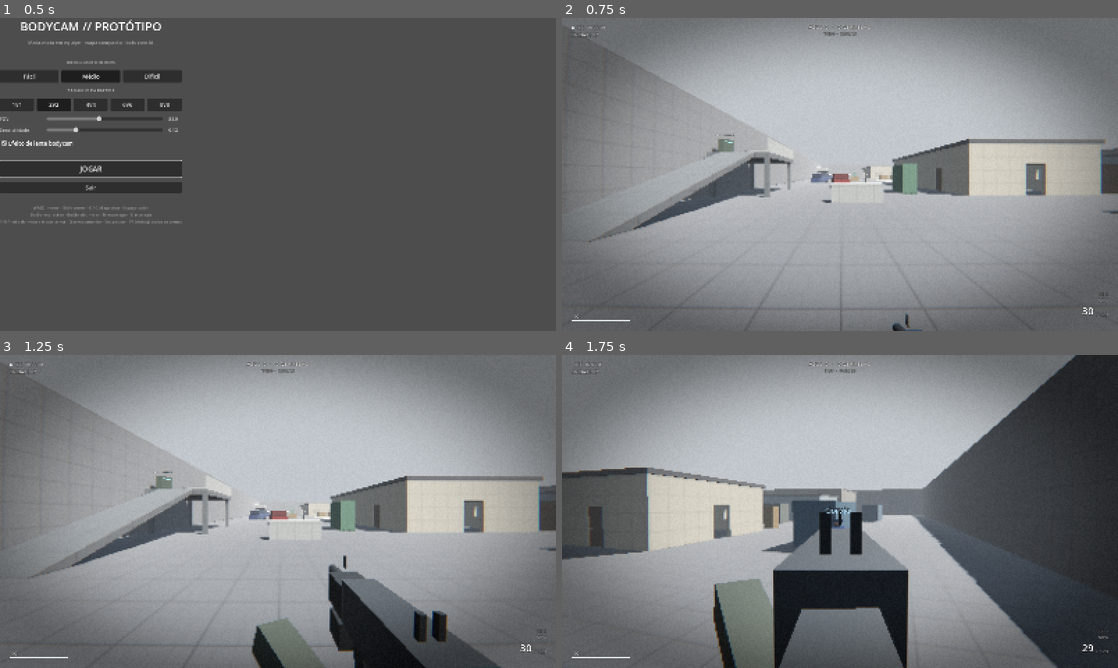
Above: before the commit, frames 1-4 (two rows, left to right).
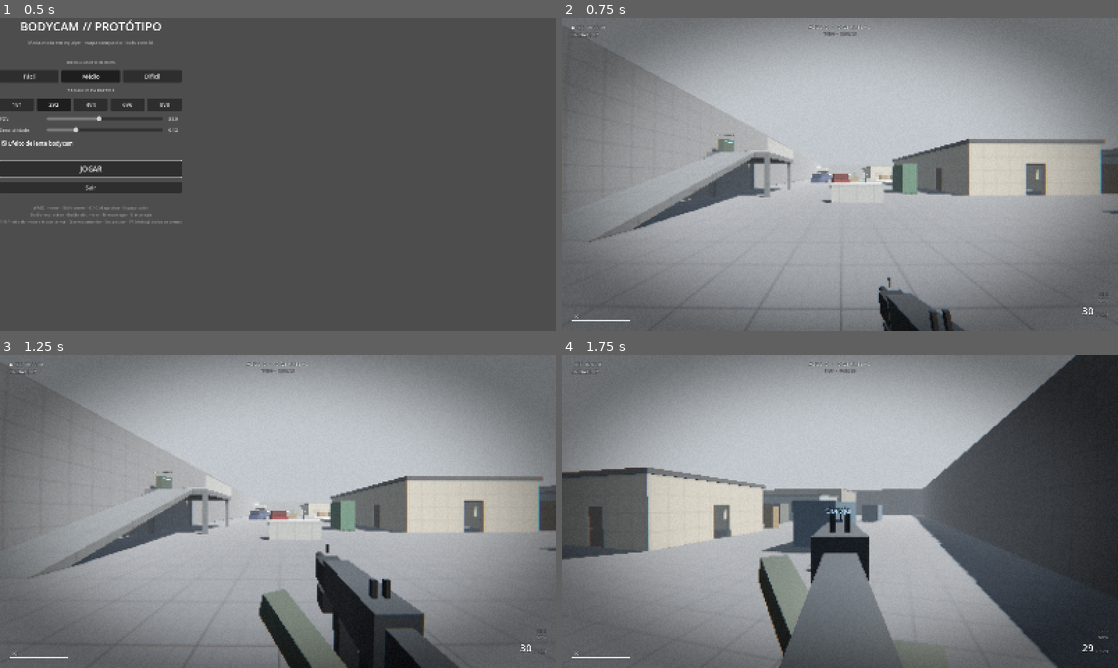
Above: after the commit, the same moments.

Repository: tsenkang/bodycam
Game: Godot game, scene res://scenes/main.tscn
Same seed, same stepped clock (60 frames per second), same inputs: the game is played once before the commit and once after it.
Inputs (mouse positions are in pixels of both pictures, inside the frame that each line leads up to):
- Up to frame 1 (0.5 s): no input
- Up to frame 2 (0.75 s): click "JOGAR" at 0.5 s
- Up to frame 3 (1.25 s): no input
- Up to frame 4 (1.75 s): move the mouse to (867, 511) at 1.27 s; hold W (move_forward) from 1.28 s (still down); hold Right mouse button (aim) from 1.28 s (still down); click (867, 511) at 1.42 s; tap Space (jump) at 1.52 s

Frame 1 is identical in both runs. In frame 2, 1.4% of the frame differs, in the area x 56-73%, y 82-100%; in frame 3, 5.1%; in frame 4, 8.7%, in the area x 27-63%, y 50-100%.

Commit message:
Reduz o tamanho da arma em primeira pessoa
A arma ocupava muito da tela, principalmente ao mirar. Aumenta o FOV
próprio do viewmodel e afasta as posições de quadril e de mira.

Co-Authored-By: Claude Opus 5.5 <noreply@anthropic.com>
Claude-Session: https://claude.ai/code/session_01EgbdV4TuDVhRFaZSQoihDF

Diff:
--- a/config/weapon_config.gd
+++ b/config/weapon_config.gd
@@ -86,8 +86,8 @@
 		"model_type": "smg",
 		"model_color": Color(0.16, 0.17, 0.18),
 		"model_scene": "",
-		"hip_position": Vector3(0.17, -0.19, -0.36),
-		"ads_distance": 0.26,
+		"hip_position": Vector3(0.17, -0.19, -0.42),
+		"ads_distance": 0.38,
 		"sprint_rotation": Vector3(-12.0, 38.0, 14.0),
 		"sound_fire": "mp4_fire",
 		"sound_reload": "reload_mag",
@@ -141,8 +141,8 @@
 		"model_type": "pistol",
 		"model_color": Color(0.12, 0.12, 0.13),
 		"model_scene": "",
-		"hip_position": Vector3(0.14, -0.16, -0.34),
-		"ads_distance": 0.3,
+		"hip_position": Vector3(0.14, -0.16, -0.40),
+		"ads_distance": 0.42,
 		"sprint_rotation": Vector3(22.0, 10.0, 6.0),
 		"sound_fire": "glock_fire",
 		"sound_reload": "reload_pistol",
@@ -199,8 +199,8 @@
 		"model_type": "shotgun",
 		"model_color": Color(0.14, 0.13, 0.12),
 		"model_scene": "",
-		"hip_position": Vector3(0.17, -0.2, -0.38),
-		"ads_distance": 0.24,
+		"hip_position": Vector3(0.17, -0.20, -0.44),
+		"ads_distance": 0.36,
 		"sprint_rotation": Vector3(-14.0, 40.0, 16.0),
 		"sound_fire": "shotgun_fire",
 		"sound_reload": "reload_shell",
@@ -254,8 +254,8 @@
 		"model_type": "rifle",
 		"model_color": Color(0.13, 0.13, 0.12),
 		"model_scene": "",
-		"hip_position": Vector3(0.17, -0.2, -0.38),
-		"ads_distance": 0.26,
+		"hip_position": Vector3(0.17, -0.20, -0.44),
+		"ads_distance": 0.38,
 		"sprint_rotation": Vector3(-14.0, 40.0, 16.0),
 		"sound_fire": "ak47_fire",
 		"sound_reload": "reload_mag",
@@ -309,8 +309,8 @@
 		"model_type": "sniper",
 		"model_color": Color(0.2, 0.22, 0.18),
 		"model_scene": "",
-		"hip_position": Vector3(0.17, -0.2, -0.38),
-		"ads_distance": 0.2,
+		"hip_position": Vector3(0.17, -0.20, -0.44),
+		"ads_distance": 0.32,
 		"sprint_rotation": Vector3(-14.0, 42.0, 16.0),
 		"sound_fire": "sniper_fire",
 		"sound_reload": "reload_mag",
--- a/weapons/weapon_model_builder.gd
+++ b/weapons/weapon_model_builder.gd
@@ -10,7 +10,7 @@
 ## com o caminho de um .tscn/.glb que siga essas convenções e tenha um nó
 ## filho chamado "Muzzle". Opcionalmente "Pump", "Slide" ou "Bolt".
 
-const VIEWMODEL_FOV := 62.0
+const VIEWMODEL_FOV := 74.0
 
 static var _materials := {}
 
